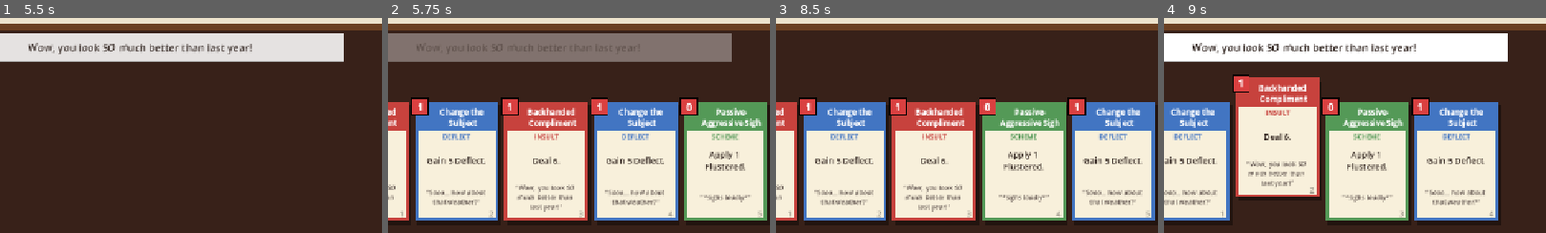
Above: before the commit, frames 1-4 (left to right).
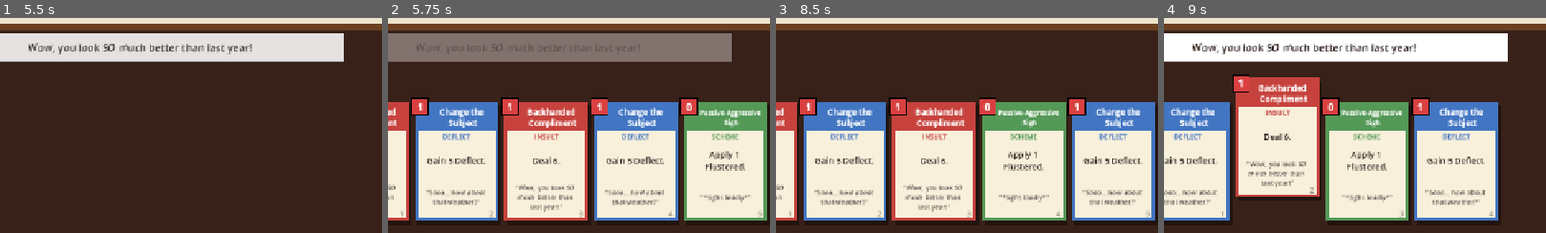
Above: after the commit, the same moments.

Repository: alen127/family-dinner
Game: Godot game, scene res://main.tscn
Two runs of this game, one before a commit and one after it. Both use one fixed random seed, a clock stepped at 60 frames per second and the inputs below.
Inputs (mouse positions are % of the whole screen's width and height, from its top left):
- Up to frame 1 (5.5 s): tap Enter at 0.5, 2.75, 3.6 s; tap E at 0.6, 4.35 s; click (50, 50) at 0.67 s; tap Space at 0.77, 1.25, 1.52, 3.02, 3.77, 4.52 s; move the mouse to (30, 55) at 1.27 s; hold S 1.28-2.03 s; tap 1 at 1.35, 5.1 s; move the mouse to (60, 28) at 2.02 s; tap 9 at 2.1 s; move the mouse to (45, 70) at 2.77 s; tap 3 at 2.85 s; click (45, 70) at 2.92 s; move the mouse to (80, 65) at 3.52 s; hold S from 3.53 s (still down); move the mouse to (20, 35) at 4.27 s; move the mouse to (55, 50) at 5.02 s; click (55, 50) at 5.17 s
- Up to frame 2 (5.75 s): keep holding S
- Up to frame 3 (8.5 s): move the mouse to (35, 25) at 5.77 s; release S at 5.78 s; tap 9 at 5.85 s; tap Space at 6.02, 6.77, 7.25, 7.52 s; move the mouse to (72, 45) at 6.52 s; tap 3 at 6.6 s; move the mouse to (30, 55) at 7.27 s; tap Enter at 7.35 s; click (30, 55) at 7.42 s; move the mouse to (60, 28) at 8.02 s; hold S from 8.03 s (still down); tap E at 8.1 s
- Up to frame 4 (9 s): keep holding S; move the mouse to (45, 70) at 8.77 s; tap 1 at 8.85 s
The pictures show only the part of the screen within x 32-82%, y 50-100%; the shares and areas given below are measured in that part.

Frame 1 is identical in both runs. In frame 2, 0.8% of the frame differs, in the area x 81-98%, y 41-52%; in frame 3, 0.7%; in frame 4, 0.8%, in the area x 46-63%, y 41-52%.

Commit message:
Shrink long card names to fit

Diff:
--- a/godot/game.gd
+++ b/godot/game.gd
@@ -567,7 +567,11 @@
 	var iy := inner.position.y
 	var iw := inner.size.x
 	draw_rect(Rect2(ix, iy, iw, 44), kc)
-	txt(Rect2(ix + 22, iy, iw - 24, 44), c.name, 13, Color.WHITE, bold)
+	var name_size := 13
+	for word in c.name.split(" "):  # shrink so no single word overflows the header
+		while name_size > 9 and bold.get_string_size(word, HORIZONTAL_ALIGNMENT_LEFT, -1, name_size).x > iw - 26:
+			name_size -= 1
+	txt(Rect2(ix + 22, iy, iw - 24, 44), c.name, name_size, Color.WHITE, bold)
 
 	if not c.get("unplayable", false):
 		var cost := Rect2(r.position - Vector2(6, 6), Vector2(30, 30))
Not shown, changed: index.html
Not shown, changed: index.pck
